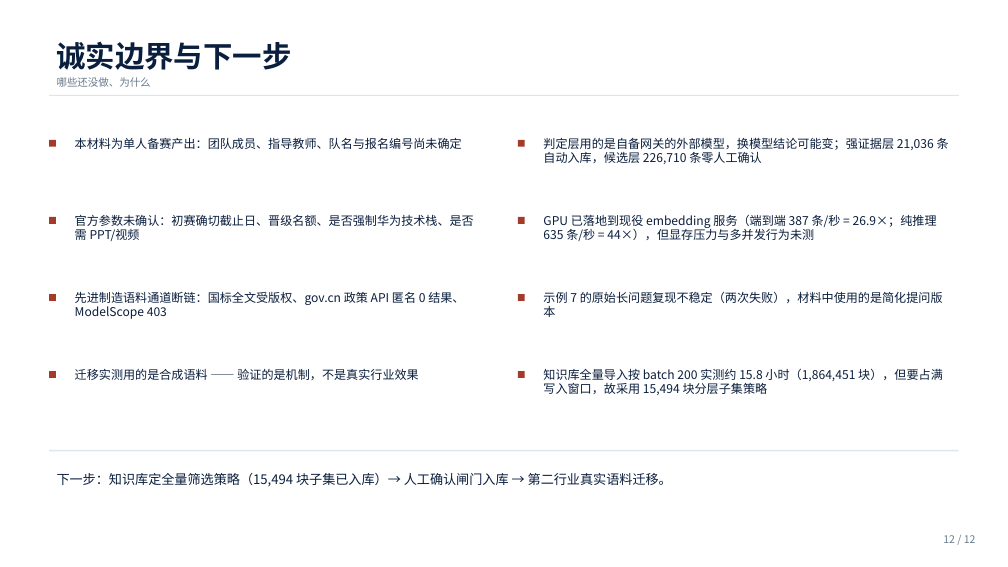
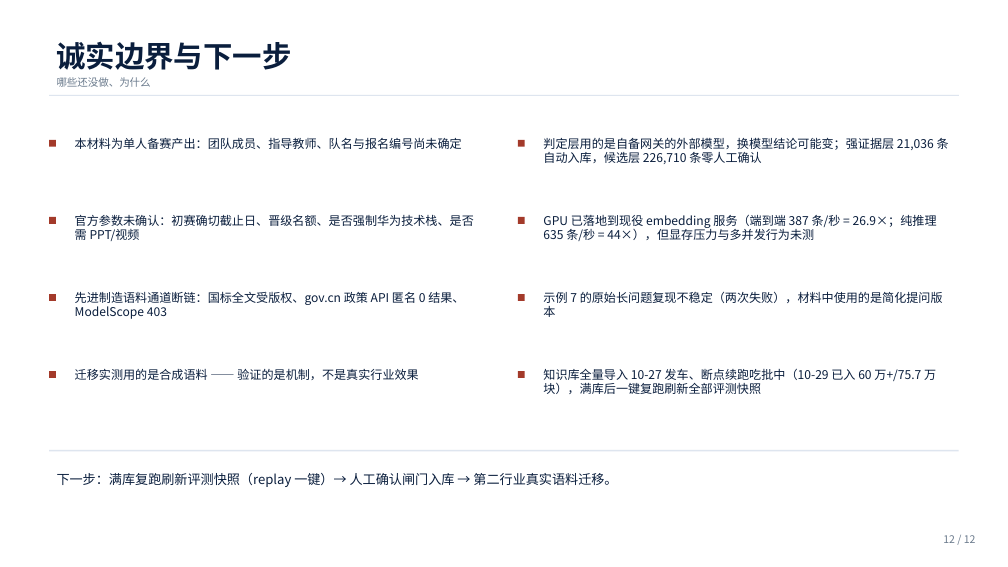
Before and after one commit to Endminlord/ict-decision-agent, a slide deck: slide 12 of deck/ict-deck.pptx. Drawn at 1008x567 pixels with LibreOffice and Linux fonts; fonts in the diff are those of the drawing. Boxes give left, top, right and bottom in pixels: in the first picture for what was removed or moved away, otherwise in the second. Text is boxed around its words. In the diff, an @@ line names an element or a change of style, - is before the commit and + after.

```diff
--- a/deck/ict-deck.pptx
+++ b/deck/ict-deck.pptx
@@ text at <box>543,369,936,394</box>: text changed @@
-知识库全量导入按 batch 200 实测约 15.8 小时（1,864,451 块），但要占满写入窗口，故采用 15,494 块分层子集策略
+知识库全量导入 10-27 发车、断点续跑吃批中（10-29 已入 60 万+/75.7 万块），满库后一键复跑刷新全部评测快照
@@ text at <box>57,473,617,487</box>: text changed @@
-下一步：知识库定全量筛选策略（15,494 块子集已入库）→ 人工确认闸门入库 → 第二行业真实语料迁移。
+下一步：满库复跑刷新评测快照（replay 一键）→ 人工确认闸门入库 → 第二行业真实语料迁移。
```
Also in this commit, not shown: 1 other file.
